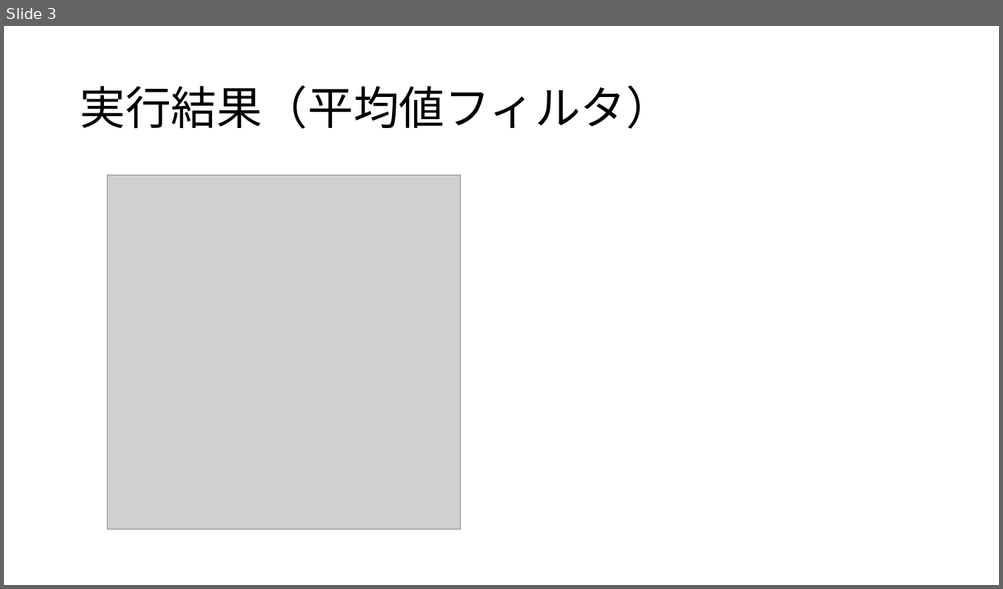
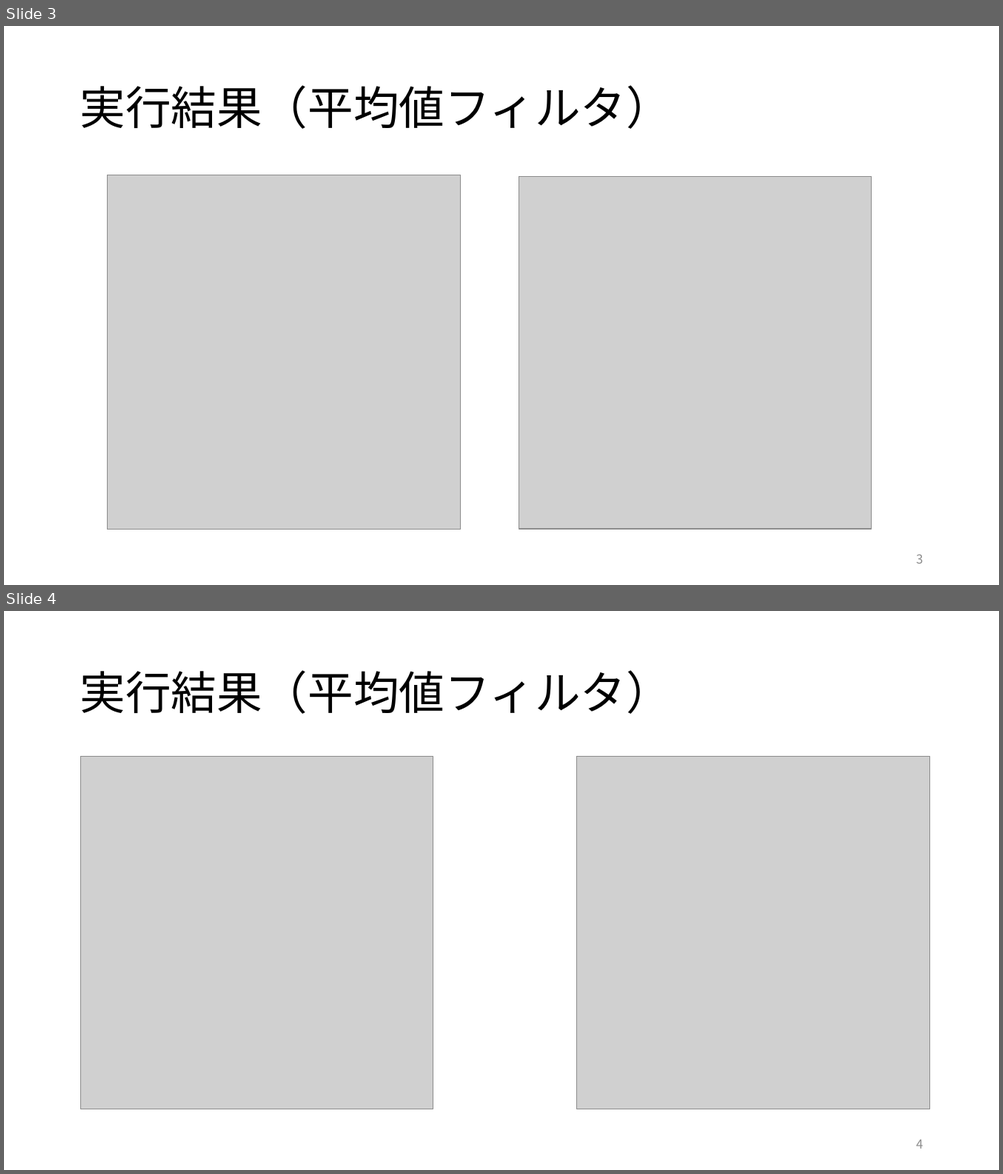
Before and after one commit to tamu0106/IN4_exp, a slide deck: exp_c/slide/実験C.pptx. Shown one above the other, each under a label of ours: slide 3 before the commit, slides 3 and 4 after it. The pictures are 1003x589 and 1003x1174 pixels, drawn with LibreOffice and Linux fonts; fonts in the diff are those of the drawing; grey boxes stand for pictures. Boxes give left, top, right and bottom in pixels: in the first picture for what was removed or moved away, otherwise in the second. Text is boxed around its words. In the diff, an @@ line names an element or a change of style, - is before the commit and + after.

```diff
--- a/exp_c/slide/実験C.pptx
+++ b/exp_c/slide/実験C.pptx
@@ slide 4 added at bbox=[4, 611, 999, 1170], background #FFFFFF @@
@@ title added at bbox=[79, 670, 671, 714], 44 pt, text #000000 @@
+実行結果（平均値フィルタ）
@@ picture added at bbox=[80, 757, 432, 1109] @@
@@ picture added at bbox=[577, 757, 929, 1109] @@
@@ page number added at bbox=[916, 1140, 922, 1149], 12 pt, text #8C8C8C @@
+4
@@ slide 3 changed as well @@
@@ picture added at bbox=[519, 177, 871, 529] @@
@@ page number added at bbox=[916, 554, 922, 564], 12 pt, text #8C8C8C @@
+3
```
Also in this commit, not shown: 6 other slides changed, 3 other slides added, 1 slide removed, 5 other files.
